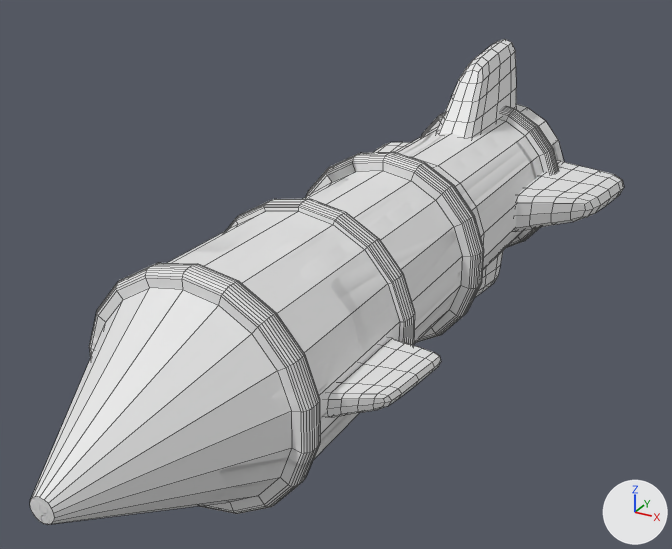
What one commit did to the FBX model Assets/Models/Rocket3.fbx.
Rendered twice from a 50 mm lens placed at (0.875, -2.76, 0.828), pointed at (-0.062, -1.057, -0.023). The lights are fixed; the arrows at lower right show +X, +Y and +Z. Mesh edges are drawn as thin lines. Where no turn or scale is listed for an object, it has been applied to the vertices.
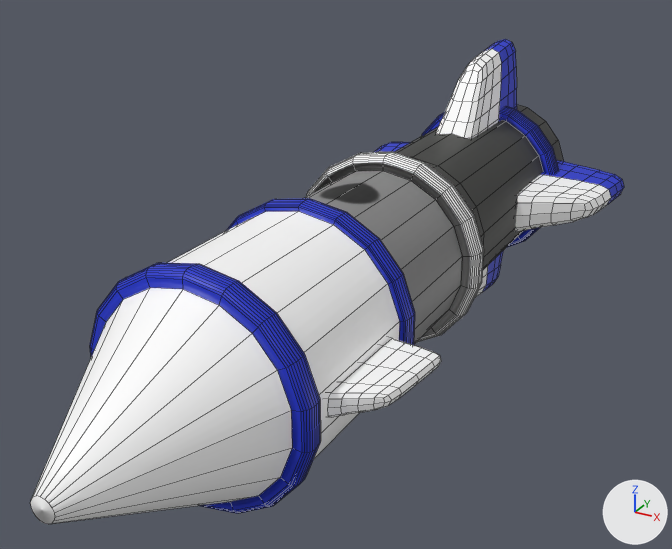
The newer file is also turned or shifted as a whole; pictures and numbers use the older file's frame.

Where the change shows, as pixel boxes [x1, y1, x2, y2] in the pictures (672 x 549 px; the box of a moved part takes in the faces that stretch with it):
'Cylinder.009', surface changed
    both: [30, 104, 564, 525]
'Cube.012', surface changed, reshaped
    both: [374, 39, 624, 298]
'Cube.013', surface changed
    both: [327, 338, 441, 417]
part 1 of me_cylinder_012, surface changed
    before: [30, 104, 564, 525]
    after: [30, 104, 564, 524]
part 2 of me_cube_027, moved or reshaped
    before: [436, 39, 516, 138]
    after: [436, 39, 517, 138]
part 3 of me_cube_027, moved or reshaped
    before: [374, 142, 409, 152]
    after: [374, 142, 411, 152]
part 4 of me_cube_027, moved or reshaped
    before: [474, 251, 503, 298]
    after: [474, 250, 504, 298]
part 5 of me_cube_027, moved or reshaped
    before: [515, 161, 624, 232]
    after: [514, 160, 624, 232]
part 6 of me_cube_027, recoloured
    both: [445, 100, 553, 225]

The change, as a list of edits to the scene's bpy script:
```text
Add img_rocket3_png:
    img_rocket3_png = load_image('Rocket3.png', '../Textures/Rocket3.png', 1024, 1024, 'sRGB')
Change mat_r3base:
    where n2 = _N.new('ShaderNodeTexImage'); n2.name = 'Image Texture'
    n2.image: img_r3basenormal_png -> img_rocket3_png
    add n4 = _N.new('ShaderNodeTexImage'); n4.name = 'Image Texture.001'
    add n4.image = img_r3basenormal_png
    where n3 = _N.new('ShaderNodeNormalMap'); n3.name = 'Normal Map'
    remove _L.new(n2.outputs[0], n3.inputs[1])  # 'Color' to 'Color'
    where n0 = _N.new('ShaderNodeBsdfPrincipled'); n0.name = 'Principled BSDF'
    add _L.new(n2.outputs[0], n0.inputs[0])  # 'Color' to 'Base Color'
    add _L.new(n4.outputs[0], n3.inputs[1])  # 'Color' to 'Color'
Change me_cube_027:
    used by ob_cube_012; location = (0.0, 0.0, 0.0)
    remove me_cube_027.from_pydata(...)  # 488 vertices, 480 faces; spans x -0.379..0.379, y -0.563..-0.164, z -0.379..0.379
    add me_cube_027.from_pydata(...)  # 616 vertices, 608 faces; spans x -0.379..0.379, y -0.562..-0.164, z -0.379..0.379
    me_cube_027 part 2: 92 vertices removed from x -0.052..0.052, y -0.563..-0.167, z 0.169..0.379; 124 vertices added at x -0.052..0.052, y -0.562..-0.167, z 0.169..0.379
    me_cube_027 part 3: 92 vertices removed from x -0.379..-0.169, y -0.563..-0.167, z -0.052..0.052; 124 vertices added at x -0.379..-0.169, y -0.562..-0.167, z -0.052..0.052
    me_cube_027 part 4: 92 vertices removed from x -0.052..0.052, y -0.563..-0.167, z -0.379..-0.169; 124 vertices added at x -0.052..0.052, y -0.562..-0.167, z -0.379..-0.169
    me_cube_027 part 5: 92 vertices removed from x 0.169..0.379, y -0.563..-0.167, z -0.052..0.052; 124 vertices added at x 0.169..0.379, y -0.562..-0.167, z -0.052..0.052
    me_cube_027 part 6: 48 faces spanning x -0.349..0.349, y -0.523..-0.164, z -0.349..0.349 switch from no material to mat_r3base
Change me_cylinder_012:
    where me_cylinder_012.from_pydata(...)  # 1224 vertices, 1208 faces; spans x -0.23..0.23, y -2.02..0.0, z -0.24..0.24
    used by ob_cylinder_009; location = (0.0, 0.0, 0.0)
    me_cylinder_012 part 1: texture (UV) coordinates of 1208 of 1208 faces, centred in x -0.23..0.23, y -2.02..0.0, z -0.23..0.23, changed; they spanned u 0.0..1.0, v 0.01..1.0 and now span u 0.01..0.99, v 0.01..0.96
```
